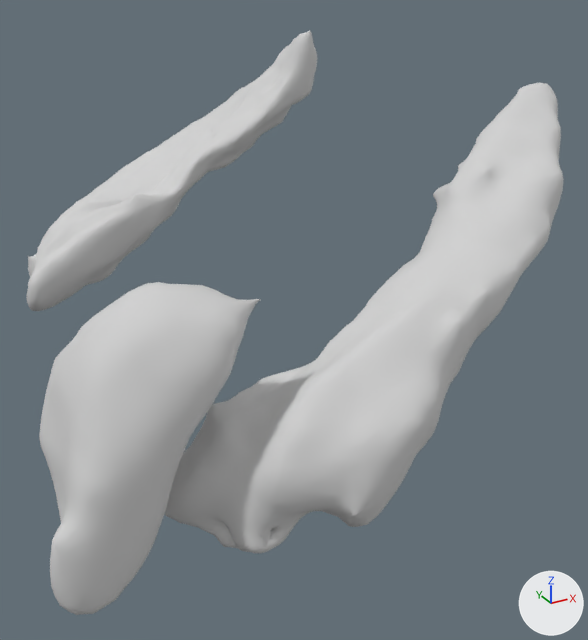
One commit to the OBJ model server/static/public/assets/Hippocampus.obj: the scene before it, then after it.
Both versions are drawn from a 50 mm camera at (163.2, -225.3, 246.0) aimed at (212.6, -135.4, 201.1). The lights are fixed; the arrows at lower right show +X, +Y and +Z. Where no turn or scale is listed for an object, it has been applied to the vertices.

Names of what the first picture shows: 'Hippocampus_hippocampus.001', 'L-amygdala_amygdala.001'.
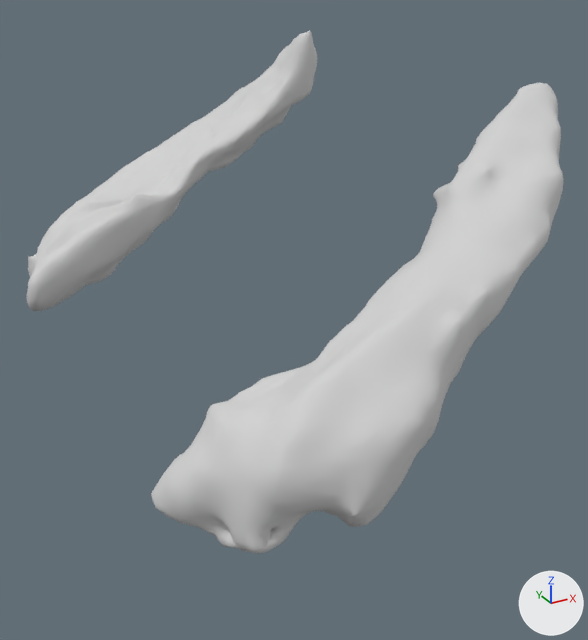
The newer file is also turned or shifted as a whole; pictures and numbers use the older file's frame.

Location of each change, [x1, y1, x2, y2] in pixels of the pictures (588 x 640 px):
'L-amygdala_amygdala.001', deleted
    before: [39, 282, 260, 615]

The change in detail:
Object 'L-amygdala_amygdala.001' (ob_l_amygdala_amygdala_001) is deleted.
